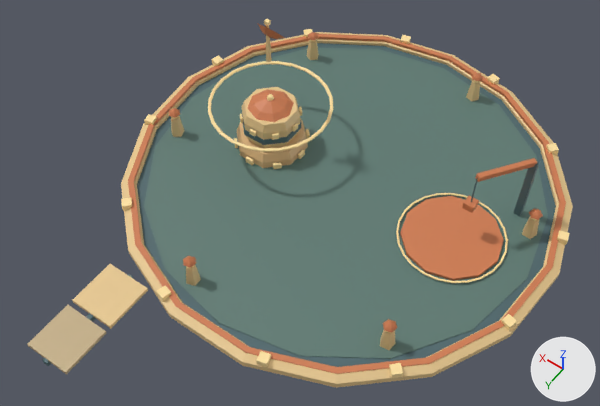
Before and after pictures for a commit that changed the glTF model game/modules/core/models/lantern_dock.gltf.
Both versions are drawn from a 50 mm camera at (-18.0, 30.3, 42.5) aimed at (0.2, 4.8, 2.5). The lights are fixed; the arrows at lower right show +X, +Y and +Z. The older version comes first. Vertices at exactly the same position are counted once.

The first picture shows 'berth', 'berth_lights', 'crane_arm', 'deck', 'deck_top', 'lamps', 'lantern_ring', 'rim', 'solar', 'tower' and 3 more.
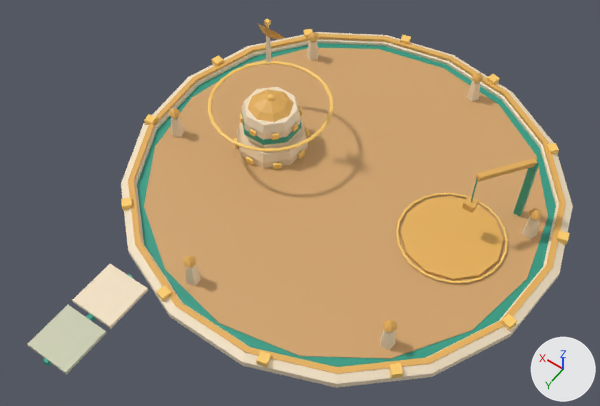
Patch to the scene script:
```diff
--- a/game/modules/core/models/lantern_dock.gltf.py
+++ b/game/modules/core/models/lantern_dock.gltf.py
@@ me_deck @@
 me_deck.from_pydata(...)  # 34 vertices, 64 faces; spans x -14.0..14.0, y -14.0..14.0, z -0.6..0.0
+# me_deck part 1: 64 faces centred in x -13.6..13.6, y -13.6..13.6, z -0.6..0.0 are repainted in the vertex colours; the middle colour goes from dark cyan #4d686e to cyan #2f9d86
 me_deck.materials.append(mat_defaultmaterial)
@@ me_deck_top @@
 me_deck_top.from_pydata(...)  # 34 vertices, 64 faces; spans x -13.2..13.2, y -13.2..13.2, z 0.0..0.1
+# me_deck_top part 2: 64 faces centred in x -12.9..12.9, y -12.9..12.9, z 0.0..0.1 are repainted in the vertex colours; the middle colour goes from greyish green #5d7a72 to beige #d2a46c
 me_deck_top.materials.append(mat_defaultmaterial_001)
@@ me_rim @@
 me_rim.from_pydata(...)  # 266 vertices, 484 faces; spans x -14.6..14.6, y -14.7..14.5, z -0.4..0.7
+# me_rim part 3: 204 faces centred in x -14.5..14.5, y -14.4..14.5, z -0.4..0.4 are repainted in the vertex colours; the middle colour goes from beige #e7c78e to beige #f4e2c4
+# me_rim part 4: 144 faces centred in x -14.0..14.0, y -14.0..14.0, z 0.3..0.7 are repainted in the vertex colours; the middle colour goes from beige #ffe2a1 to orange #ffcf6b
+# me_rim part 5: 136 faces centred in x -14.0..14.0, y -13.9..14.0, z 0.3..0.5 are repainted in the vertex colours; the middle colour goes from orange #cf7c50 to orange #e7b15a
 me_rim.materials.append(mat_defaultmaterial_002)
@@ me_tower @@
 me_tower.from_pydata(...)  # 385 vertices, 648 faces; spans x 2.91..9.09, y -3.09..3.09, z -3.5..4.45
+# me_tower part 6: 312 faces centred in x 2.91..9.09, y -3.09..3.09, z -2.22..4.4 are repainted in the vertex colours; the middle colour goes from beige #ffe2a1 to orange #ffcf6b
+# me_tower part 7: 240 faces centred in x 3.23..8.77, y -2.77..2.77, z -3.5..4.13 are repainted in the vertex colours; the middle colour goes from beige #e7c78e to beige #f4e2c4
+# me_tower part 8: 96 faces centred in x 3.15..8.85, y -2.85..2.85, z -2.8..2.33 are repainted in the vertex colours; the middle colour goes from dark cyan #4d686e to cyan #2f9d86
 me_tower.materials.append(mat_defaultmaterial_003)
@@ me_solar @@
 me_solar.from_pydata(...)  # 24 vertices, 36 faces; spans x 4.5..7.5, y 14.0..21.0, z 0.42..0.93
+# me_solar part 9: 12 faces centred in x 5.82..6.18, y 14.0..21.0, z 0.42..0.78 are repainted in the vertex colours; the middle colour goes from dark cyan #4d686e to cyan #2f9d86
+# me_solar part 10: 12 faces centred in x 4.5..7.5, y 14.18..17.33, z 0.68..0.93 are repainted in the vertex colours; the middle colour goes from beige #e7c78e to beige #f4e2c4
+# me_solar part 11: 12 faces centred in x 4.5..7.5, y 17.67..20.83, z 0.68..0.93 are repainted in the vertex colours; the middle colour goes from beige #c3ad84 to pale yellow #cbcdb1
 me_solar.materials.append(mat_defaultmaterial_006)
@@ me_berth @@
 me_berth.from_pydata(...)  # 26 vertices, 48 faces; spans x -11.2..-4.8, y -3.2..3.2, z 0.0..0.25
+# me_berth part 12: 48 faces centred in x -11.06..-4.94, y -3.06..3.06, z 0.0..0.25 are repainted in the vertex colours; the middle colour goes from orange #cf7c50 to orange #e7b15a
 me_berth.materials.append(mat_defaultmaterial_007)
@@ me_crane_arm @@
 me_crane_arm.from_pydata(...)  # 8 vertices, 12 faces; spans x -10.66..-8.24, y -4.31..-0.69, z 4.83..5.57
+# me_crane_arm part 13: 12 faces centred in x -10.55..-8.35, y -4.23..-0.76, z 4.94..5.46 are repainted in the vertex colours; the middle colour goes from orange #cf7c50 to orange #e7b15a
 me_crane_arm.materials.append(mat_defaultmaterial_010)
@@ me_lamps @@
 me_lamps.from_pydata(...)  # 228 vertices, 384 faces; spans x -12.3..12.3, y -12.3..12.3, z 0.0..2.4
+# me_lamps part 14: 216 faces centred in x -12.1..12.1, y -12.1..12.1, z 2.0..2.3 are repainted in the vertex colours; the middle colour goes from orange #cf7c50 to orange #e7b15a
+# me_lamps part 15: 120 faces centred in x -12.1..12.1, y -12.1..12.1, z 0.0..1.6 are repainted in the vertex colours; the middle colour goes from beige #e7c78e to beige #f4e2c4
+# me_lamps part 16: 48 faces centred in x -11.9..11.9, y -11.9..11.9, z 1.6..1.7 are repainted in the vertex colours; the middle colour goes from beige #ffe2a1 to orange #ffcf6b
 me_lamps.materials.append(mat_defaultmaterial_013)
```

Pixel boxes (x1, y1, x2, y2) of what changed, in the pictures (600 x 406 px):
part 1 of me_deck, recoloured: (137, 43, 556, 367) in both
part 2 of me_deck_top, recoloured (lighter): (144, 48, 548, 359) in both
part 3 of me_rim, recoloured: (121, 32, 573, 388) in both
part 4 of me_rim, recoloured: (121, 29, 570, 379) in both
part 5 of me_rim, recoloured: (128, 33, 566, 374) in both
part 6 of me_tower, recoloured: (234, 94, 310, 169) in both
part 7 of me_tower, recoloured: (237, 87, 308, 168) in both
part 8 of me_tower, recoloured (dark cyan to cyan): (241, 113, 301, 145) in both
part 9 of me_solar, recoloured: (42, 274, 134, 366) in both
part 10 of me_solar, recoloured: (72, 264, 148, 329) in both
part 11 of me_solar, recoloured (beige to pale yellow): (27, 305, 106, 375) in both
part 12 of me_berth, recoloured: (400, 196, 504, 281) in both
part 13 of me_crane_arm, recoloured: (475, 158, 537, 182) in both
part 14 of me_lamps, recoloured: (169, 32, 543, 333) in both
part 15 of me_lamps, recoloured: (171, 39, 539, 350) in both
part 16 of me_lamps, recoloured: (172, 39, 537, 332) in both
